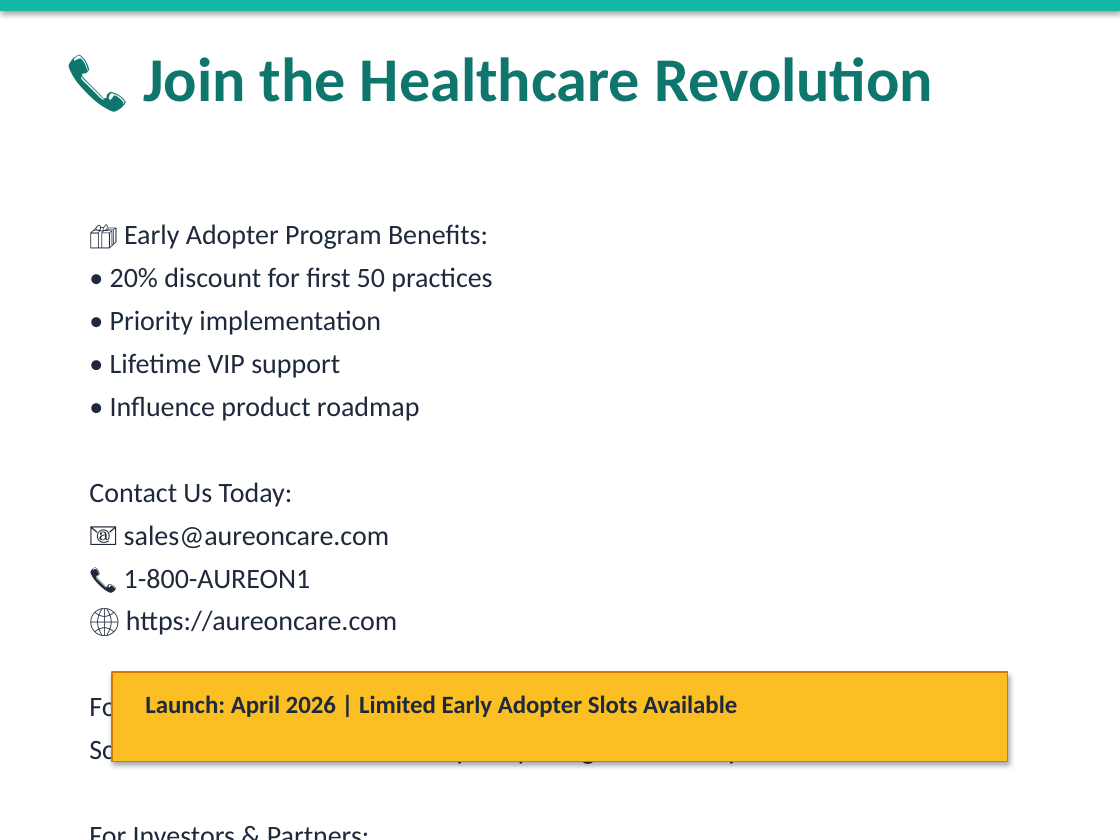
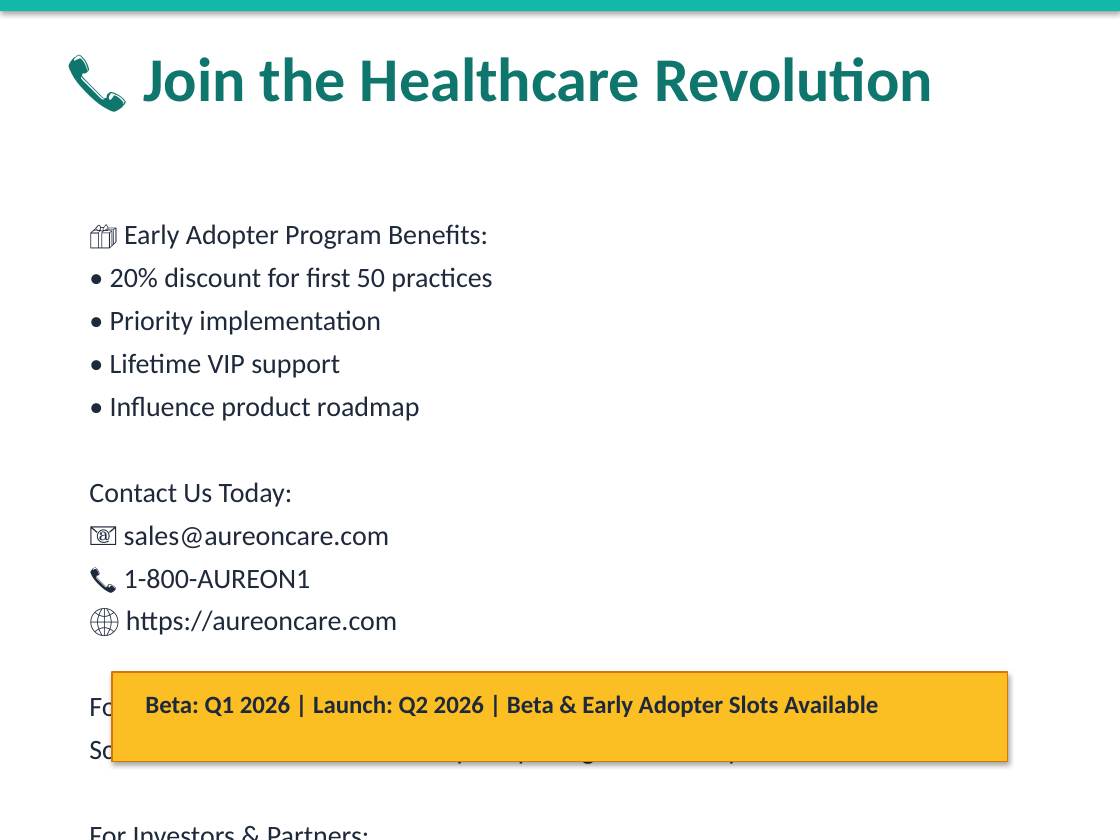
Before and after one commit to rajbizchannels/AureonCare, a slide deck: slide 11 of AureonCare_Executive_Presentation.pptx. Drawn at 1120x840 pixels with LibreOffice and Linux fonts; fonts in the diff are those of the drawing. Boxes give left, top, right and bottom in pixels: in the first picture for what was removed or moved away, otherwise in the second. Text is boxed around its words. In the diff, an @@ line names an element or a change of style, - is before the commit and + after.

```diff
--- a/AureonCare_Executive_Presentation.pptx
+++ b/AureonCare_Executive_Presentation.pptx
@@ text at [145,695,878,717]: text changed @@
-Launch: April 2026 | Limited Early Adopter Slots Available
+Beta: Q1 2026 | Launch: Q2 2026 | Beta & Early Adopter Slots Available
```
Also in this commit, not shown: 3 other slides changed, 1 slide added, 1 slide removed, 3 other files.
